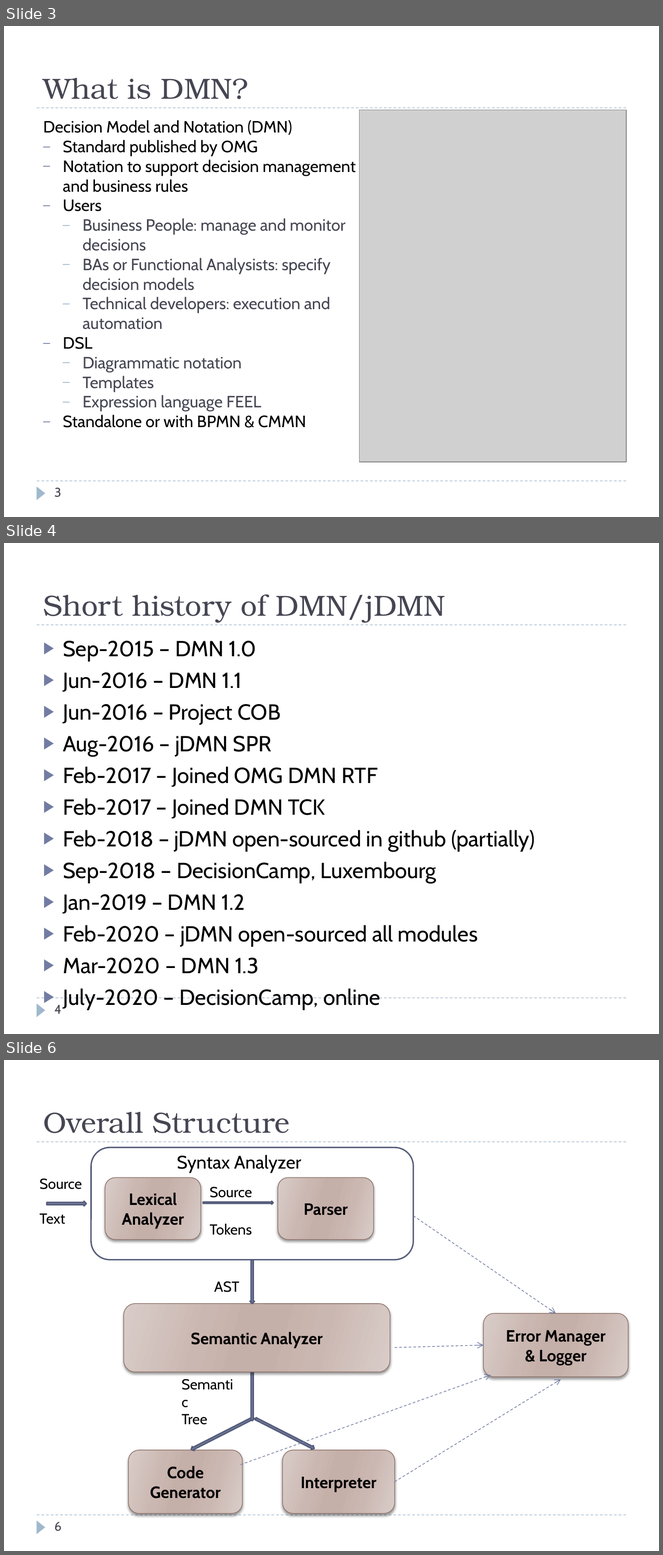
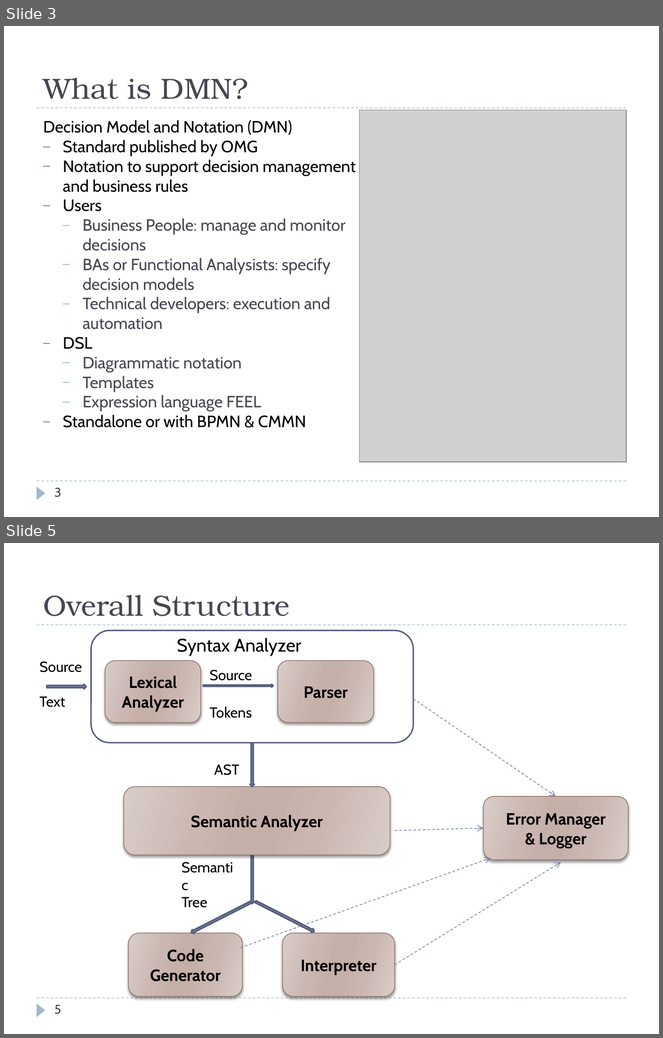
Before and after one commit to goldmansachs/jdmn, a slide deck: docs/jDMN.pptx. Shown one above the other, each under a label of ours: slides 3, 4 and 6 before the commit, slides 3 and 5 after it; the slides between them are not shown. The pictures are 663x1555 and 663x1038 pixels, drawn with LibreOffice and Linux fonts; fonts in the diff are those of the drawing; grey boxes stand for pictures. Boxes give left, top, right and bottom in pixels: in the first picture for what was removed or moved away, otherwise in the second. Text is boxed around its words. In the diff, an @@ line names an element or a change of style, - is before the commit and + after.

```diff
--- a/docs/jDMN.pptx
+++ b/docs/jDMN.pptx
@@ slide 4 removed at (4, 543, 659, 1034), background #FFFFFF; not listed: 3 template elements that a slide beside it also shows @@
@@ title removed at (43, 594, 445, 623) @@
-Short history of DMN/jDMN
@@ text removed at (63, 641, 535, 974) @@
-▶ Sep-2015 – DMN 1.0
-▶ Jun-2016 – DMN 1.1
-▶ Jun-2016 – Project COB
-▶ Aug-2016 – jDMN SPR
-▶ Feb-2017 – Joined OMG DMN RTF
-▶ Feb-2017 – Joined DMN TCK
-▶ Feb-2018 – jDMN open-sourced in github (partially)
-▶ Sep-2018 – DecisionCamp, Luxembourg
-▶ Jan-2019 – DMN 1.2
-▶ Feb-2020 – jDMN open-sourced all modules
-▶ Mar-2020 – DMN 1.3
-▶ July-2020 – DecisionCamp, online
@@ page number removed at (54, 1005, 62, 1014) @@
-4
@@ what was slide 6 is now slide 5 @@
@@ page number at (54, 1005, 61, 1015): text changed @@
-6
+5
```
Also in this commit, not shown: 6 slides changed, 4 slides added, 2 other slides removed, 2 other files.
